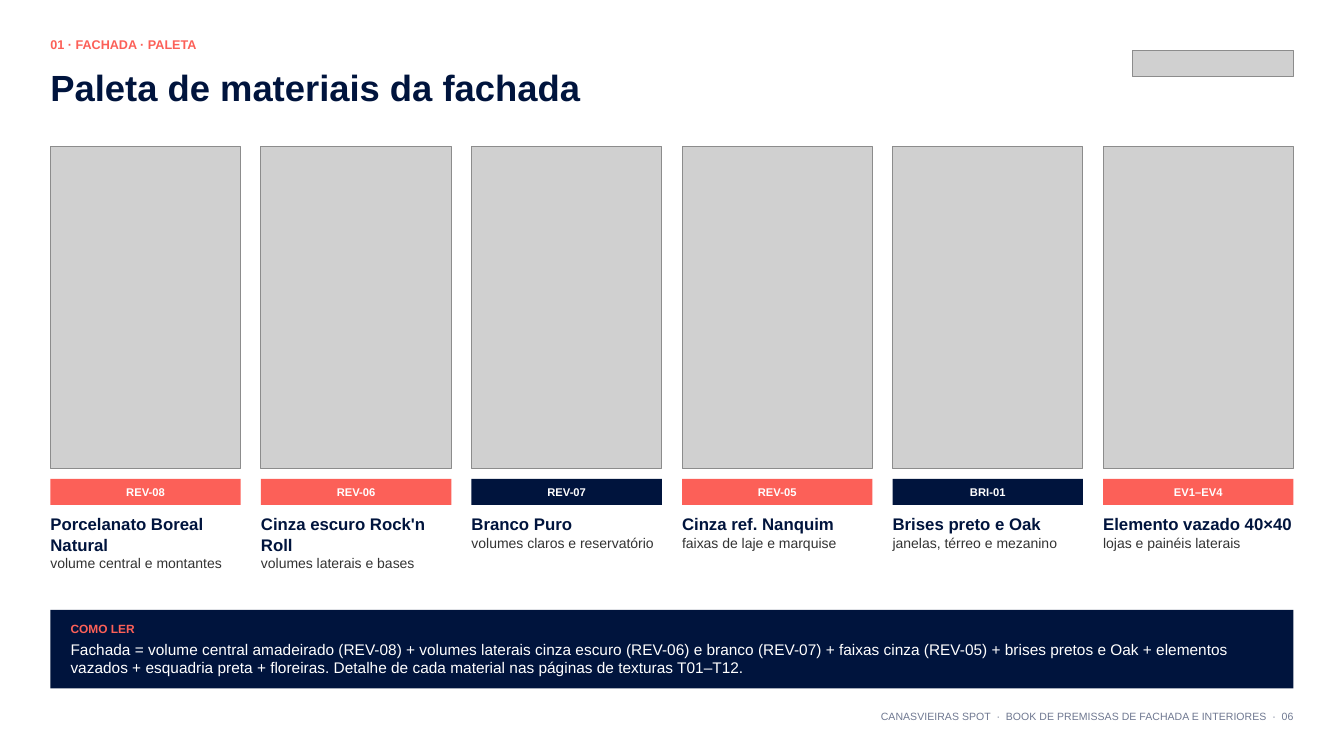
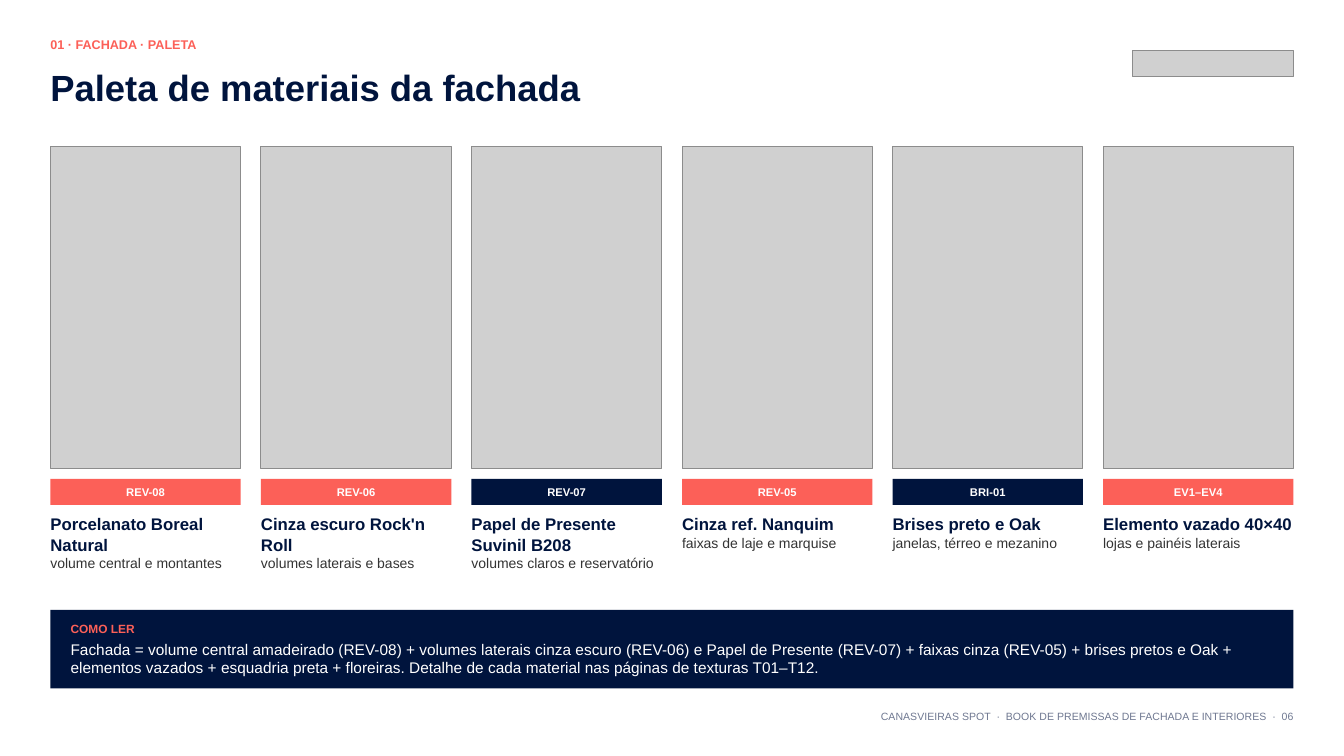
Before and after one commit to rachelsouto-source/book-premissas-template, a slide deck: slide 6 of books/CANASVIEIRAS_SPOT_Book_de_Premissas_v3.pptx. Drawn at 1344x756 pixels with LibreOffice and Linux fonts; fonts in the diff are those of the drawing; grey boxes stand for pictures; background and template pictures are left out. Boxes give left, top, right and bottom in pixels: in the first picture for what was removed or moved away, otherwise in the second. Text is boxed around its words. In the diff, an @@ line names an element or a change of style, - is before the commit and + after.

```diff
--- a/books/CANASVIEIRAS_SPOT_Book_de_Premissas_v3.pptx
+++ b/books/CANASVIEIRAS_SPOT_Book_de_Premissas_v3.pptx
@@ text at bbox=[471, 518, 616, 551]: text changed @@
-Branco Puro
+Papel de Presente Suvinil B208
@@ text at bbox=[71, 644, 1218, 677]: text changed @@
-Fachada = volume central amadeirado (REV-08) + volumes laterais cinza escuro (REV-06) e branco (REV-07) + faixas cinza (REV-05) + brises pretos e Oak + elementos vazados + esquadria preta + floreiras. Detalhe de cada material nas páginas de texturas T01–T12.
+Fachada = volume central amadeirado (REV-08) + volumes laterais cinza escuro (REV-06) e Papel de Presente (REV-07) + faixas cinza (REV-05) + brises pretos e Oak + elementos vazados + esquadria preta + floreiras. Detalhe de cada material nas páginas de texturas T01–T12.
```
Also in this commit, not shown: 5 other slides changed, 3 other files.
